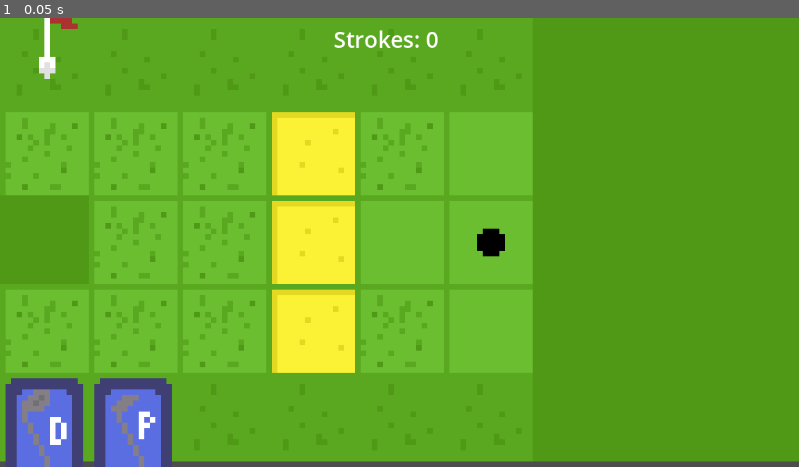
Above: before the commit, frame 1.
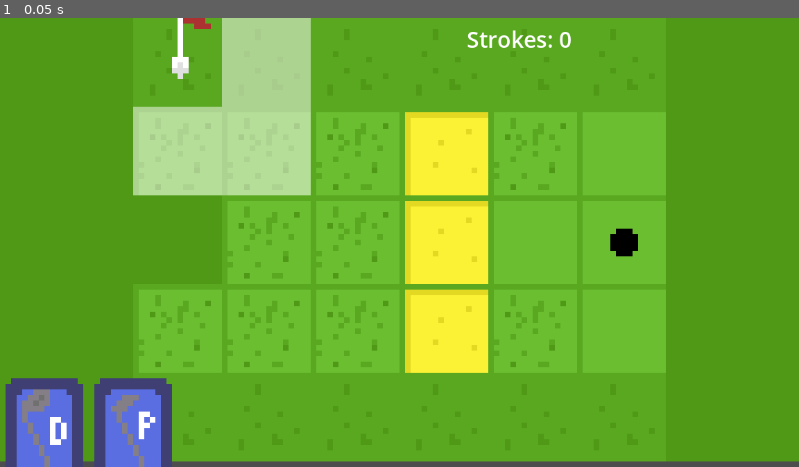
Above: after the commit, the same moment.

Repository: sans-glitch/GameJam3
Game: Godot game, scene res://scenes/game.tscn
The game is run twice, just before and just after one commit, with the same random seed, the same clock (stepped at 60 frames per second) and the same inputs.
Inputs:
- Up to frame 1 (0.05 s): no input

The runs differ from the first frame. In frame 1, 35% of the frame differs, in the area x 0-84%, y 0-80%.
Error before the commit: Attempt to call function 'get_used_rect' in base 'null instance' on a null instance. (res://scripts/course.gd:8)
Error after the commit: Cannot call method 'get_custom_data' on a null value. (res://scripts/course.gd:24)

Commit message:
Added documentation, fixed path issues, and more

Diff:
--- a/scripts/club_manager.gd
+++ b/scripts/club_manager.gd
@@ -1,6 +1,6 @@
 extends Node2D
 
-@onready var game: Node2D = $".."
+@onready var game: Node2D = $"../.."
 
 # Called when the node enters the scene tree for the first time.
 func _ready() -> void:
--- a/scripts/course.gd
+++ b/scripts/course.gd
@@ -1,11 +1,15 @@
 extends Node2D
 
 var tile_array : Array
+var tile_map : TileMapLayer
 
 # Called when the node enters the scene tree for the first time.
 func _ready() -> void:
+	for child in get_children():
+		if child is TileMapLayer:
+			tile_map = child
 	tile_array = []
-	var map_rect = $TileMapLayer.get_used_rect()
+	var map_rect = tile_map.get_used_rect()
 	for row in map_rect.size.y:
 		tile_array.append([])
 		for col in map_rect.size.x:
@@ -17,4 +21,10 @@
 	pass
 
 func get_tile_terrain_num(coords : Vector2i) -> int:
-	return $TileMapLayer.get_cell_tile_data(coords).get_custom_data("Terrain")
+	return tile_map.get_cell_tile_data(coords).get_custom_data("Terrain")
+
+func is_tile_beginning(coords : Vector2i) -> bool:
+	return tile_map.get_cell_tile_data(coords).get_custom_data("Begin")
+
+func is_tile_end(coords : Vector2i) -> bool:
+	return tile_map.get_cell_tile_data(coords).get_custom_data("End")
--- a/scripts/game.gd
+++ b/scripts/game.gd
@@ -5,49 +5,68 @@
 var curr_club_dist
 var hole_pos : Vector2i
 var strokes : int
+@export var particles : PackedScene
+var dirt_particles : CPUParticles2D
 # Called when the node enters the scene tree for the first time.
 func _ready() -> void:
 	shot_selected.connect(_on_shot_selected)
-	ball_pos = Vector2i(0, 0)
-	find_hole()
+	# Centers Camera on course
+	$Camera2D.position.x = -((9 -$Course.tile_array[0].size()) * 8 * 16)/2
+	# Determines the starting and hole tile coordinates
+	find_begin_and_end()
 	$Flag.position = Vector2(hole_pos) * 16 * $Course.scale
 	curr_club_dist = 3
-	#var button = SelectionTile.new_button()
-	#add_child(SelectionTile.new_button(Vector2i(1, 2), $Course.scale))
-	gen_shot_circle(curr_club_dist)
+	# Generates the first shot selection buttons
+	gen_shot_circle(get_shot_dist())
+	# Sets up dirt particle node
+	dirt_particles = particles.instantiate()
+	dirt_particles.scale *= $Course.scale
+	dirt_particles.scale_amount_min *= $Course.scale.x/3
+	dirt_particles.scale_amount_max *= $Course.scale.x/3
+	add_child(dirt_particles)
+	# Positions the golf ball
+	$GolfBall.position = Vector2(ball_pos) * 16 * $Course.scale
 
 
-# Called every frame. 'delta' is the elapsed time since the previous frame.
 func _process(delta: float) -> void:
 	$GolfBall.position = Vector2(ball_pos) * 16 * $Course.scale
+	# If the ball is in the hole
 	if ball_pos == hole_pos:
 		AudioManager.play('res://assets/sounds/hole.wav')
 		get_tree().reload_current_scene()
+	# Updates stroke counter
 	$StrokeLabel.text = "Strokes: " + str(strokes)
 
+## Signaled function that runs whenever a signal button is selected
 func _on_shot_selected(coords : Vector2i):
 	strokes += 1
-	clear_shot_circle(true)
+	clear_shot_circle()
 	if curr_club_dist == 3:
+		display_dirt(coords - ball_pos)
 		AudioManager.play('res://assets/sounds/driver_shot.wav')
 		await animate_driver_shot(coords)
 	elif curr_club_dist == 1:
 		AudioManager.play('res://assets/sounds/putt.wav')
 		await animate_putter_shot(coords)
+	AudioManager.play("res://assets/sounds/landing.wav")
 	ball_pos = coords
-	gen_shot_circle(max(0, curr_club_dist - $Course.get_tile_terrain_num(ball_pos)))
+	if coords != hole_pos:
+		gen_shot_circle(get_shot_dist())
 
 func _input(event: InputEvent) -> void:
 	if Input.is_action_just_pressed("putter"):
 		curr_club_dist = 1
-		clear_shot_circle(false)
-		gen_shot_circle(max(0, curr_club_dist - $Course.get_tile_terrain_num(ball_pos)))
+		clear_shot_circle()
+		gen_shot_circle(get_shot_dist())
 	if Input.is_action_just_pressed("driver"):
 		curr_club_dist = 3
-		clear_shot_circle(false)
-		gen_shot_circle(max(0, curr_club_dist - $Course.get_tile_terrain_num(ball_pos)))
+		clear_shot_circle()
+		gen_shot_circle(get_shot_dist())
+	if Input.is_action_just_pressed("reset"):
+		get_tree().reload_current_scene()
 
-func clear_shot_circle(animate : bool):
+## Fades out and deletes the current shot buttons
+func clear_shot_circle():
 	var tween = get_tree().create_tween().set_parallel()
 	var button_arr : Array
 	for child in get_children():
@@ -65,6 +84,7 @@
 		if child.is_inside_tree():
 			child.queue_free()
 
+## Instantiates and places shot select buttons on tile grid
 func gen_shot_circle(rad : int):
 	for row in $Course.tile_array.size():
 		for col in $Course.tile_array[0].size():
@@ -72,6 +92,7 @@
 			if abs(rad - dist) < 0.5:
 				add_child(SelectionTile.new_button(Vector2i(col, row), $Course.scale))
 
+## Animates the ball's movement from its current position to the selected position when hit by driver
 func animate_driver_shot(coords : Vector2i):
 	var tween = get_tree().create_tween()
 	var time_mult = 3
@@ -93,9 +114,10 @@
 		":position:y",
 		(Vector2(coords) * 8 * 16).y,
 		0.125*time_mult
-	).set_ease(Tween.EASE_IN).set_delay(0.125*time_mult).set_trans(Tween.TRANS_QUAD)
+	).set_ease(Tween.EASE_IN).set_delay(0.125*time_mult).set_trans(Tween.TRANS_QUART)
 	await tween.finished
 
+## Animates the ball's movement from its current position to the selected position when hit by putter
 func animate_putter_shot(coords : Vector2i):
 	var tween = get_tree().create_tween()
 	var time_mult = 3
@@ -108,8 +130,21 @@
 	).set_ease(Tween.EASE_OUT).set_trans(Tween.TRANS_QUINT)
 	await tween.finished
 
-func find_hole():
+## Returns the current shot distance calculated from the current club and terrain
+func get_shot_dist():
+	return max(0, curr_club_dist - $Course.get_tile_terrain_num(ball_pos))
+
+## Finds start and end tile on course
+func find_begin_and_end():
 	for row in $Course.tile_array.size():
 		for col in $Course.tile_array[0].size():
-			if $Course.get_tile_terrain_num(Vector2i(col, row)) == 10:
+			if $Course.is_tile_end(Vector2i(col, row)):
 				hole_pos = Vector2i(col, row)
+			elif $Course.is_tile_beginning(Vector2i(col, row)):
+				ball_pos = Vector2i(col, row)
+
+## Shows dirt spray particles in the shot direction
+func display_dirt(dir : Vector2):
+	dirt_particles.position = (ball_pos * 16 + Vector2i(8, 8)) * 8
+	dirt_particles.direction = dir
+	dirt_particles.restart()
